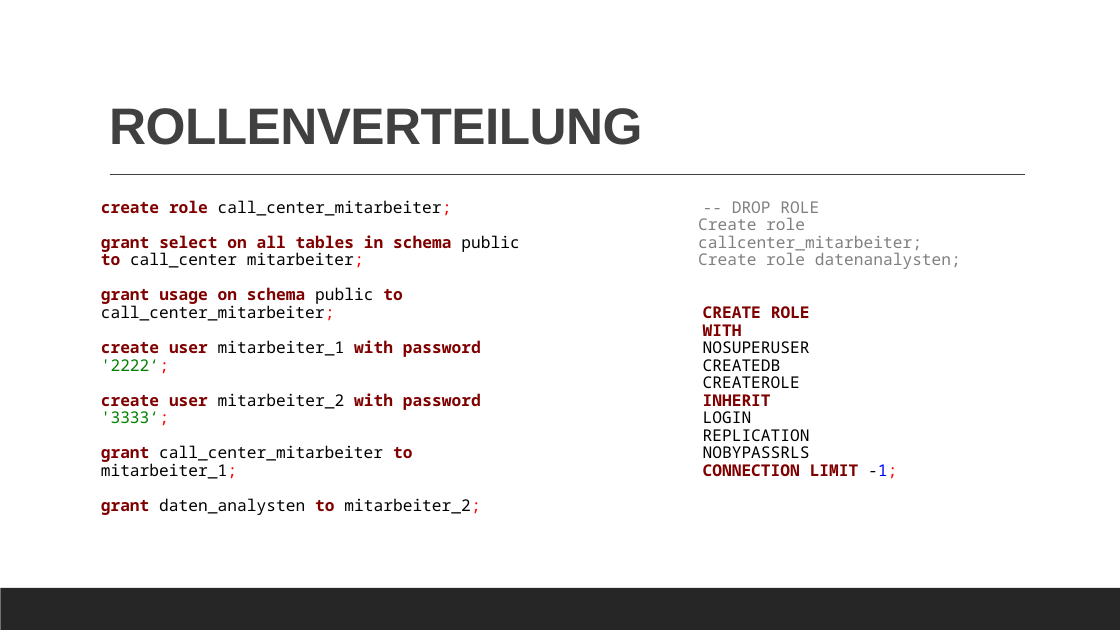
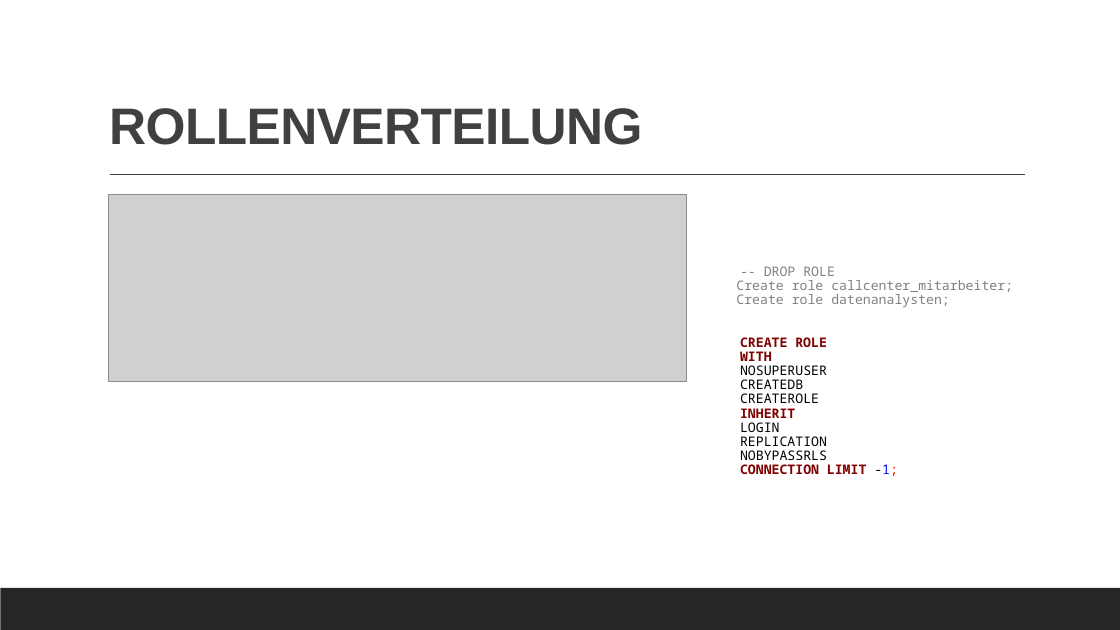
Before and after one commit to DataCraftBrigitteGeiger/Praxis-Gruppenprojekt-SQL, a slide deck: slide 7 of 12.06.23_Praxisprojekt SQL.pptx. Drawn at 1120x630 pixels with LibreOffice and Linux fonts; fonts in the diff are those of the drawing; grey boxes stand for pictures. Boxes give left, top, right and bottom in pixels: in the first picture for what was removed or moved away, otherwise in the second. Text is boxed around its words. In the diff, an @@ line names an element or a change of style, - is before the commit and + after.

```diff
--- a/12.06.23_Praxisprojekt SQL.pptx
+++ b/12.06.23_Praxisprojekt SQL.pptx
@@ text removed at bbox=[101, 200, 519, 515] @@
-create role call_center_mitarbeiter;
-grant select on all tables in schema public to call_center mitarbeiter;
-grant usage on schema public to call_center_mitarbeiter;
-create user mitarbeiter_1 with password '2222‘;
-create user mitarbeiter_2 with password '3333‘;
-grant call_center_mitarbeiter to mitarbeiter_1;
-grant daten_analysten to mitarbeiter_2;
@@ picture added at bbox=[108, 195, 687, 381] @@
@@ text "-- DROP ROLE Create role ...": place and size @@
-text "-- DROP ROLE Create role ..." at bbox=[698, 201, 961, 479]
+text "-- DROP ROLE Create role ..." at bbox=[736, 266, 1013, 476]
@@ text "-- DROP ROLE Create role ..." at bbox=[736, 266, 1013, 476]: size 13.9 to 11.2 pt @@
```
